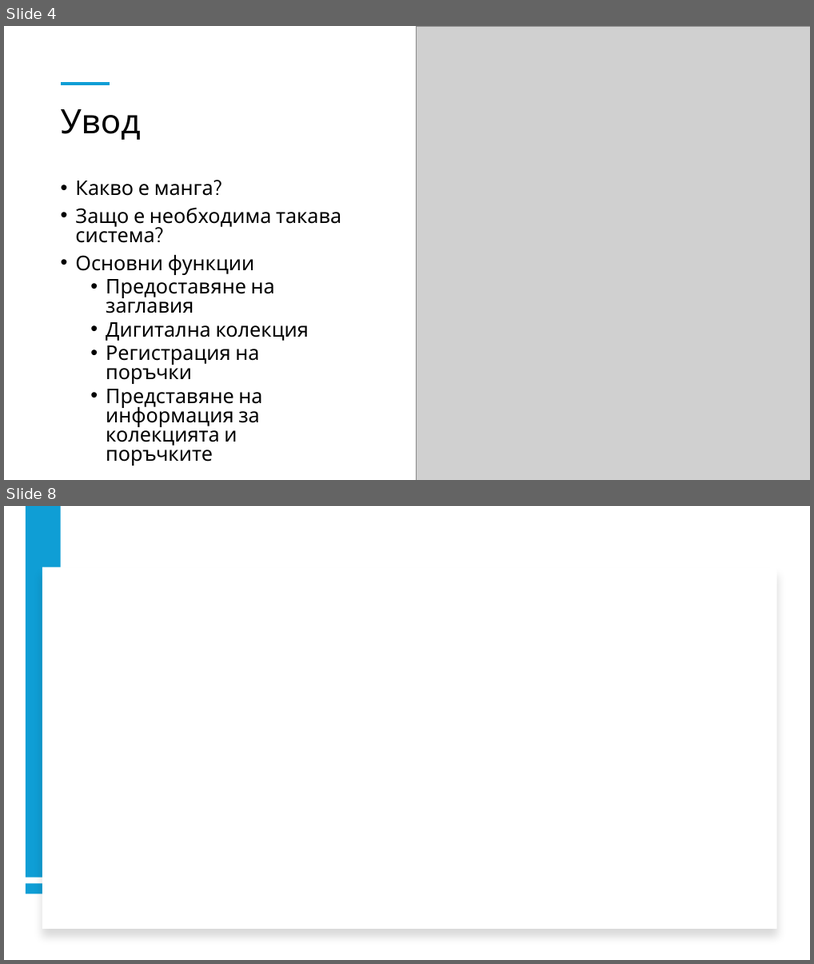
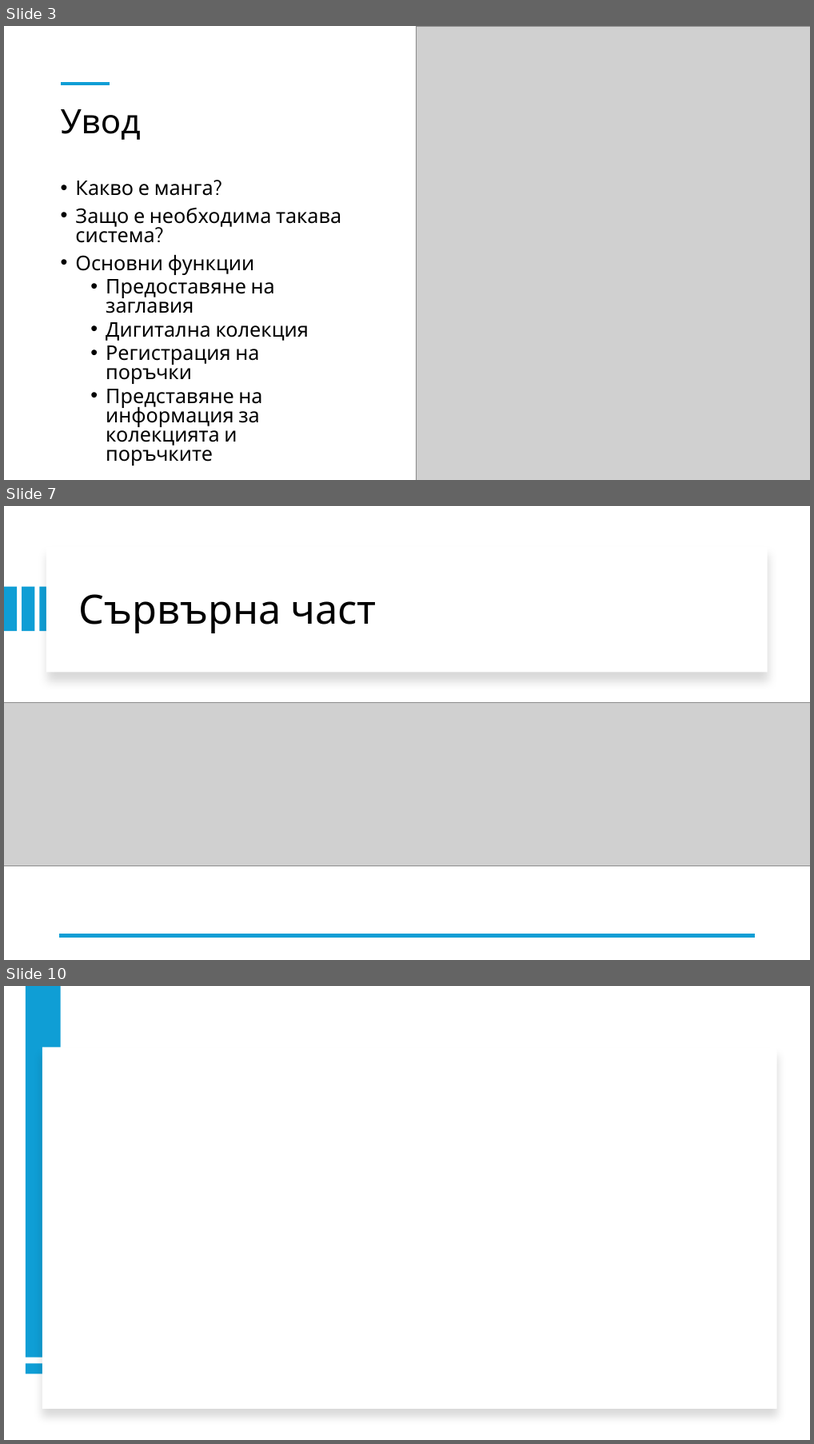
Before and after one commit to Exonault/BooksAPI, a slide deck: Document/Presentation.pptx. Shown one above the other, each under a label of ours: slides 4 and 8 before the commit, slides 3, 7 and 10 after it; the slides between them are not shown. The pictures are 814x964 and 814x1444 pixels, drawn with LibreOffice and Linux fonts; fonts in the diff are those of the drawing; grey boxes stand for pictures. Boxes give left, top, right and bottom in pixels: in the first picture for what was removed or moved away, otherwise in the second. Text is boxed around its words. In the diff, an @@ line names an element or a change of style, - is before the commit and + after.

```diff
--- a/Document/Presentation.pptx
+++ b/Document/Presentation.pptx
@@ slide 7 added at (x1=4, y1=506, x2=810, y2=960), background #FFFFFF @@
@@ rectangle added at (x1=46, y1=547, x2=768, y2=672), fill #FFFFFF @@
@@ rectangle added at (x1=4, y1=587, x2=17, y2=632), fill #0F9ED5 @@
@@ rectangle added at (x1=22, y1=587, x2=34, y2=632), fill #0F9ED5 @@
@@ rectangle added at (x1=40, y1=587, x2=52, y2=632), fill #0F9ED5 @@
@@ title added at (x1=79, y1=594, x2=376, y2=633), 48 pt, text #000000 @@
+Сървърна част
@@ picture added at (x1=4, y1=702, x2=810, y2=865) @@
@@ line added from (755, 935) to (60, 935), #0F9ED5 4.5 pt @@
@@ what was slide 4 is now slide 3 @@
@@ what was slide 8 is now slide 10 @@
```
Also in this commit, not shown: 3 slides changed, 4 other slides added, 2 slides removed.
